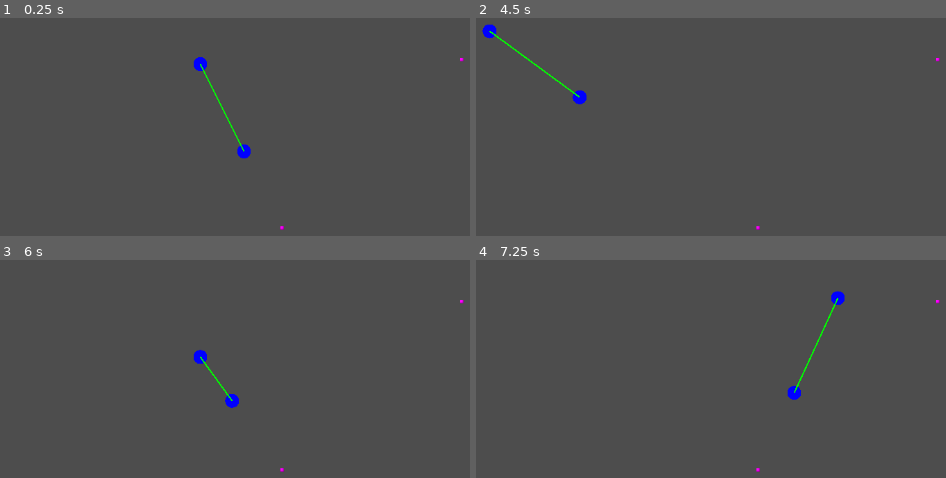
Above: before the commit, frames 1-4 (two rows, left to right).
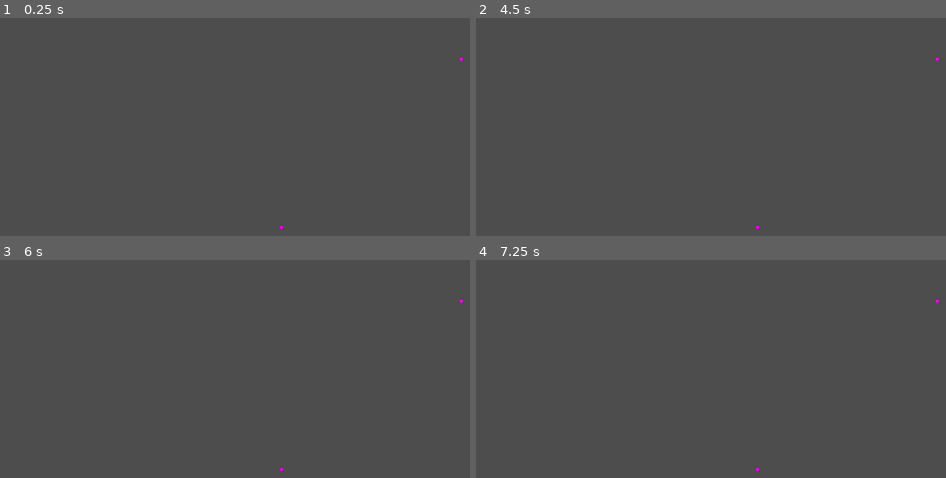
Above: after the commit, the same moments.

Repository: CaptainTriton10/ionising-radiation-simulator
Game: Godot game, scene res://main.tscn
Same seed, same stepped clock (60 frames per second), same inputs: the game is played once before the commit and once after it.
Inputs (mouse positions are in pixels of both pictures, inside the frame that each line leads up to):
- Up to frame 1 (0.25 s): no input
- Up to frame 2 (4.5 s): tap Enter at 0.5, 2, 3.5 s; move the mouse to (847, 33) at 0.52 s; tap Space at 1.25, 2.75, 4.25 s; move the mouse to (513, 79) at 1.27 s; move the mouse to (outside the picture) at 2.02 s; move the mouse to (631, 146) at 2.77 s; move the mouse to (913, 124) at 3.52 s; move the mouse to (outside the picture) at 4.27 s
- Up to frame 3 (6 s): move the mouse to (235, 299) at 5.02 s; move the mouse to (outside the picture) at 5.77 s
- Up to frame 4 (7.25 s): move the mouse to (847, 275) at 6.52 s

The runs differ from the first frame. In frame 1, 0.5% of the frame differs, in the area x 41-54%, y 17-65%; in frame 2, 0.5%, in the area x 1-24%, y 2-40%; in frame 3, 0.4%; in frame 4, 0.5%.

Commit message:
feat: add multiple rad source detection
note: draw_debug currently not working, will need to be fixed in the next commit

Diff:
--- a/detector.gd
+++ b/detector.gd
@@ -29,28 +29,33 @@
 func _physics_process(_delta: float) -> void:
 	# idrk what this does, but it is nescessary for physics raycasts
 	var space_state = get_world_2d().direct_space_state
-	var environment = $".."
+	var environment: Node = $".."
+
+	var rad_sources: Array[Node] = get_tree().get_nodes_in_group("rad_source")
 
 	# Moves detector to mouse pos
 	global_position = get_global_mouse_position()
 
-	# Get collision pairs from the detector to the rad source(s)
-	hits = get_rad_source_path(space_state)
+	total_activity = calculate_total_activity(space_state, rad_sources)
 
-	# Calculates the stopping power of the objects in between the detector and rad source
-	var obstruction_power = get_obstruction_power(hits[0], hits[1])
+func calculate_total_activity(space_state: PhysicsDirectSpaceState2D, rad_sources: Array[Node]) -> float:
+	var activity = 0
 
-	# Calculates the total activity as a measure of the average period in between particle emissions
-	total_activity = 50 / (obstruction_power + environment.background_rad)
+	for rad_source in rad_sources:
+		# Get collision pairs from the detector to the rad source(s)
+		hits = get_rad_source_path(space_state, rad_source.global_position)
 
-func get_rad_source_path(space_state: PhysicsDirectSpaceState2D) -> Array:
-	var rad_source = get_tree().get_nodes_in_group("rad_source")[1]
+		# Calculates the stopping power of the objects in between the detector and rad source
+		var obstruction_power = get_obstruction_power(hits[0], hits[1], rad_source.global_position)
 
+		# Calculates the total activity as a measure of the average period in between particle emissions
+		activity += obstruction_power
+
+	return 50 / (activity + 2)
+
+func get_rad_source_path(space_state: PhysicsDirectSpaceState2D, rad_source: Vector2) -> Array:
 	var hit_objects2 = [] # First ray        	   Second ray		   etc...
 	var hit_objects = [] # [[pos1, pos2, pos3], [pos1, pos2, pos3], []]
-
-	# For each rad source in the scene...
-	#for i in range(len(rad_sources)):
 
 	# From detector to rad source
 	var from = global_position
@@ -63,7 +68,7 @@
 	# If hit object, keep on going until nothing hit
 	while true:
 		# Ray query
-		var query = PhysicsRayQueryParameters2D.create(from, rad_source.global_position)
+		var query = PhysicsRayQueryParameters2D.create(from, rad_source)
 		query.collide_with_areas = true
 		query.exclude = prev_objects
 
@@ -82,7 +87,7 @@
 		iterations += 1
 
 	# From rad source to detector (backwards)
-	from = rad_source.global_position
+	from = rad_source
 	iterations = 0
 
 	prev_objects = []
@@ -110,16 +115,12 @@
 
 # Get the total 'strength' of the obstructions in between the rad source and detector
 # Accounts for material density, thickness and distance to rad source
-func get_obstruction_power(obstructions1: Array, obstructions2: Array) -> float:
-	var rad_source = get_tree().get_nodes_in_group("rad_source")[1]
-
+func get_obstruction_power(obstructions1: Array, obstructions2: Array, rad_source: Vector2) -> float:
 	var total_power: float = 0
 
-	# For each rad source in the scene...
-	#for i in range(len(rad_sources)):
 	# Simple pythag to calculate the distance from the detector to the rad source
-	var a = global_position.x - rad_source.global_position.x
-	var b = global_position.y - rad_source.global_position.y
+	var a = global_position.x - rad_source.x
+	var b = global_position.y - rad_source.y
 
 	# Use the inverse square law for power attenuation
 	var distance_power = 5000 / sqrt(a ** 2 + b ** 2) ** 0.5
--- a/main.tscn
+++ b/main.tscn
@@ -40,7 +40,7 @@
 [node name="detector" type="Marker2D" parent="."]
 position = Vector2(222, 322)
 script = ExtResource("1_ig7tw")
-metadata/draw_debug = true
+metadata/draw_debug = false
 
 [node name="AudioStreamPlayer2D" type="AudioStreamPlayer2D" parent="detector"]
 stream = ExtResource("2_0xm2m")
